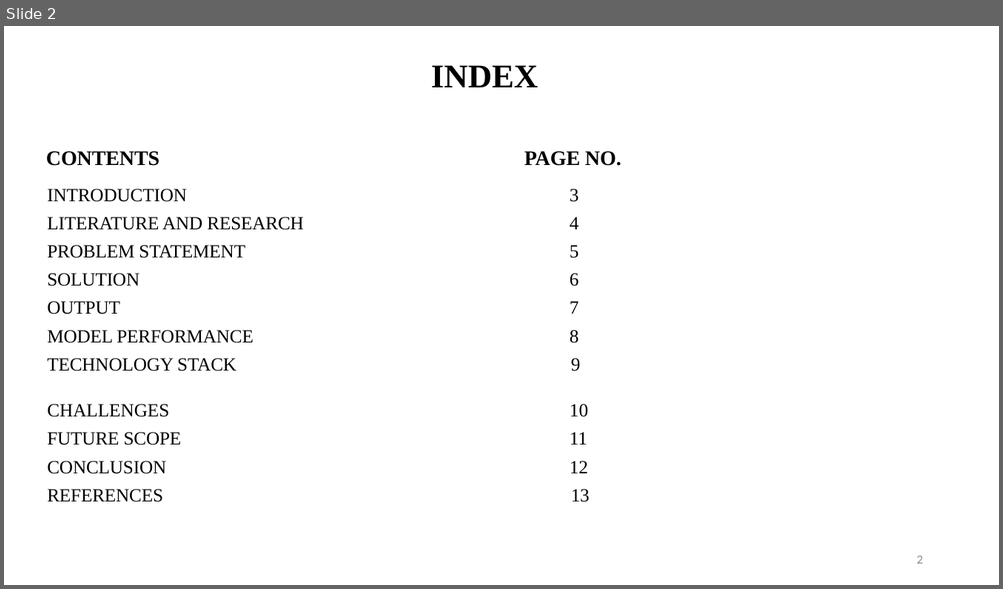
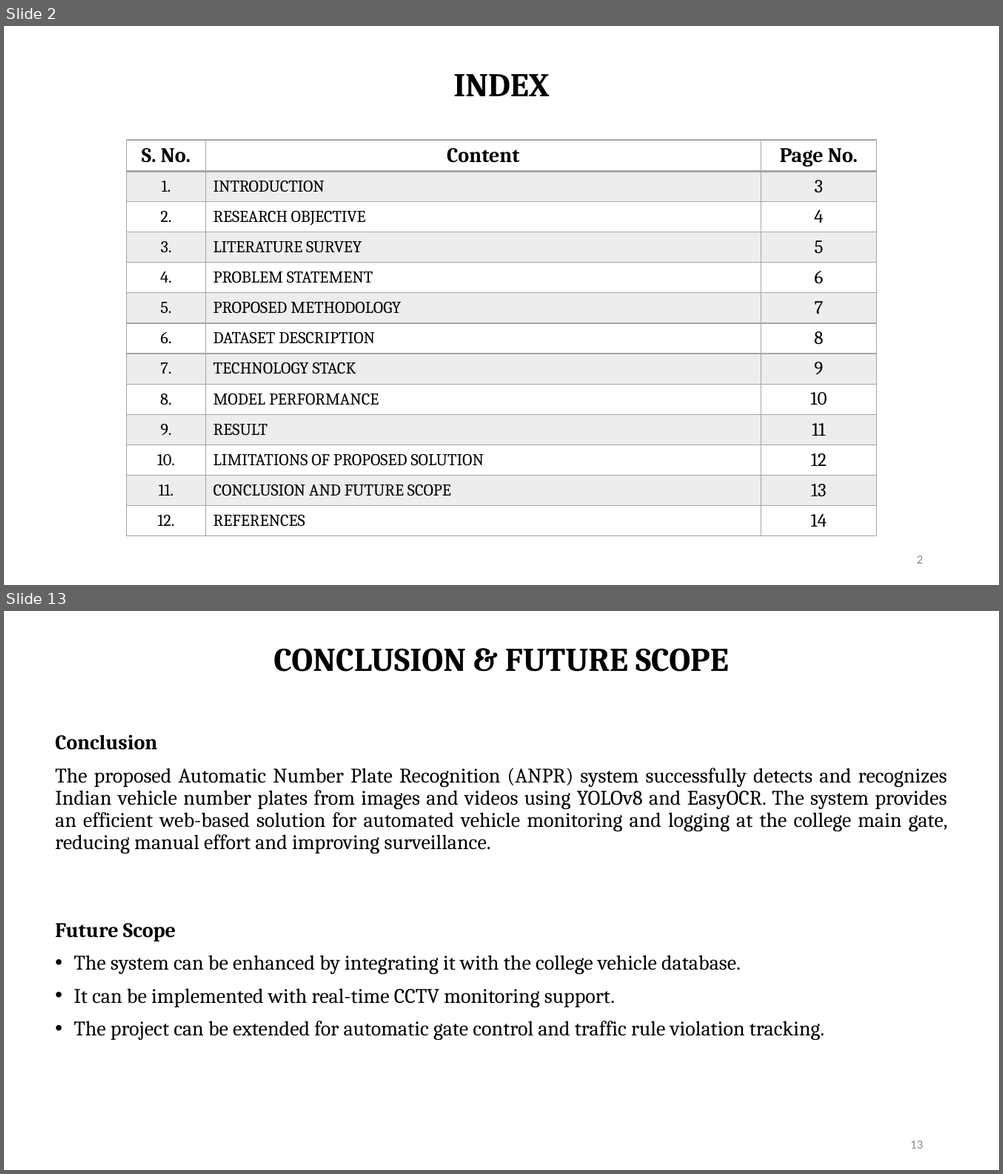
Before and after one commit to aryann-21/ALPR, a slide deck: MAJOR_PPT.pptx. Shown one above the other, each under a label of ours: slide 2 before the commit, slides 2 and 13 after it; the slides between them are not shown. The pictures are 1003x589 and 1003x1174 pixels, drawn with LibreOffice and Linux fonts; fonts in the diff are those of the drawing. Boxes give left, top, right and bottom in pixels: in the first picture for what was removed or moved away, otherwise in the second. Text is boxed around its words. In the diff, an @@ line names an element or a change of style, - is before the commit and + after.

```diff
--- a/MAJOR_PPT.pptx
+++ b/MAJOR_PPT.pptx
@@ slide 13 added at [4,611,999,1170], background #FFFFFF @@
@@ title added at [273,648,728,672], 32 pt, text #000000, bold @@
+CONCLUSION & FUTURE SCOPE
@@ text added at [55,735,948,1040], 20 pt, text #000000 @@
+Conclusion
+The proposed Automatic Number Plate Recognition (ANPR) system successfully detects and recognizes Indian vehicle number plates from images and videos using YOLOv8 and EasyOCR. The system provides an efficient web-based solution for automated vehicle monitoring and logging at the college main gate, reducing manual effort and improving surveillance.
+Future Scope
+• The system can be enhanced by integrating it with the college vehicle database.
+• It can be implemented with real-time CCTV monitoring support.
+• The project can be extended for automatic gate control and traffic rule violation tracking.
@@ page number added at [910,1141,922,1149], 12 pt, text #8C8C8C @@
+13
@@ slide 2 changed as well @@
@@ title "INDEX": place and size @@
-title "INDEX" at [431,65,538,87]
+title "INDEX" at [453,74,549,96]
@@ title "INDEX" at [453,74,549,96]: font Times New Roman to Cambria @@
@@ text removed at [46,151,621,503] @@
-CONTENTS PAGE NO.
-INTRODUCTION 3
-LITERATURE AND RESEARCH 4
-PROBLEM STATEMENT 5
-SOLUTION 6
-OUTPUT 7
-MODEL PERFORMANCE 8
-TECHNOLOGY STACK 9
-CHALLENGES 10
-FUTURE SCOPE 11
-CONCLUSION 12
-REFERENCES 13
@@ table added at [126,140,877,538], 13 rows, 3 columns @@
+S. No. | Content | Page No.
+1. | INTRODUCTION | 3
+2. | RESEARCH OBJECTIVE | 4
+3. | LITERATURE SURVEY | 5
+4. | PROBLEM STATEMENT | 6
+5. | PROPOSED METHODOLOGY | 7
+6. | DATASET DESCRIPTION | 8
+7. | TECHNOLOGY STACK | 9
+8. | MODEL PERFORMANCE | 10
+9. | RESULT | 11
+10. | LIMITATIONS OF PROPOSED SOLUTION | 12
+11. | CONCLUSION AND FUTURE SCOPE | 13
+12. | REFERENCES | 14
```
Also in this commit, not shown: 3 other slides changed, 9 other slides added, 9 slides removed, 1 other file.
